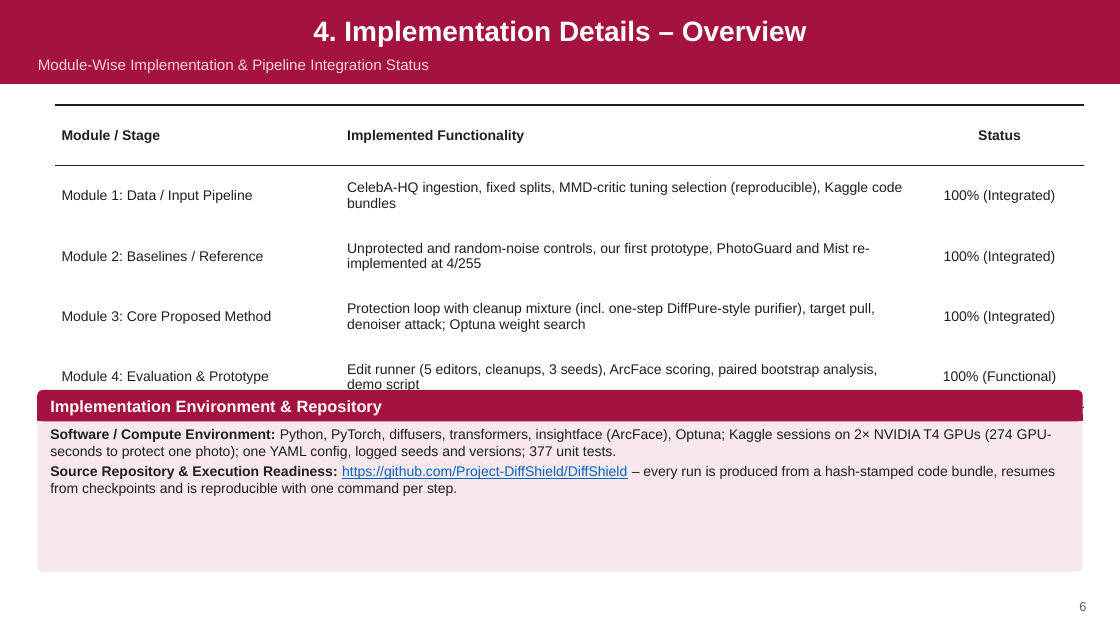
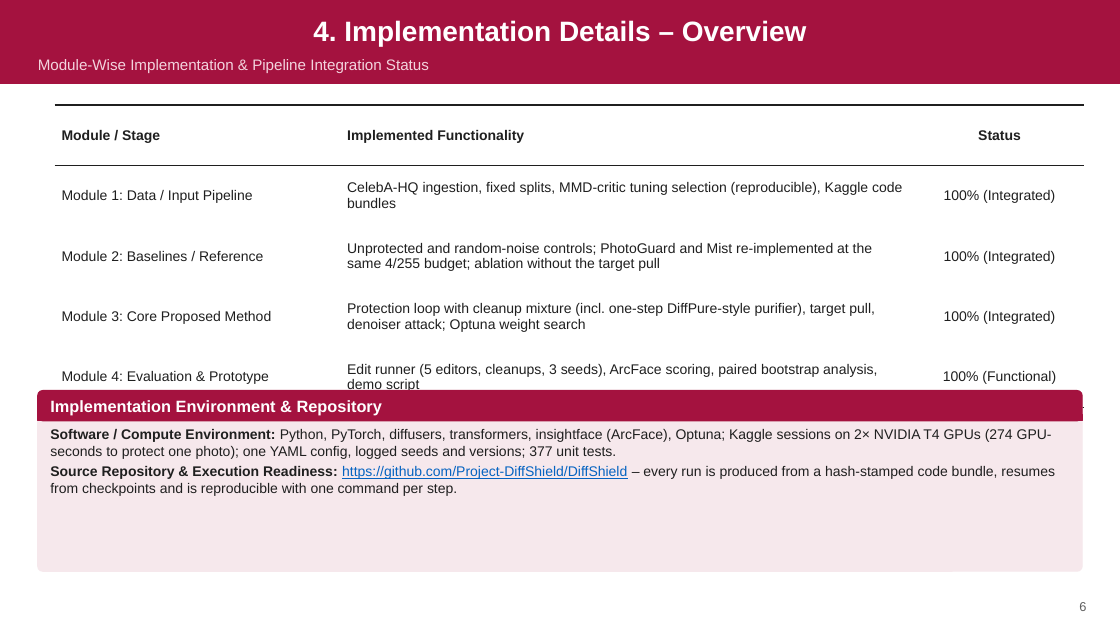
Before and after one commit to Project-DiffShield/DiffShield, a slide deck: slide 6 of reports/DiffShield_PhaseII_External_Review.pptx. Drawn at 1120x630 pixels with LibreOffice and Linux fonts; fonts in the diff are those of the drawing. Boxes give left, top, right and bottom in pixels: in the first picture for what was removed or moved away, otherwise in the second. Text is boxed around its words. In the diff, an @@ line names an element or a change of style, - is before the commit and + after.

Commit message:
Phase II deck: follow the department template slide-for-slide; final method only (outside baselines plus one ablation), no earlier DiffShield versions

```diff
--- a/reports/DiffShield_PhaseII_External_Review.pptx
+++ b/reports/DiffShield_PhaseII_External_Review.pptx
@@ table at [55,105,1084,397] @@
-row 3, column 2: Unprotected and random-noise controls, our first prototype, PhotoGuard and Mist re-implemented at 4/255
+row 3, column 2: Unprotected and random-noise controls; PhotoGuard and Mist re-implemented at the same 4/255 budget; ablation without the target pull
```
Also in this commit, not shown: 3 other slides changed, 2 slides removed, 1 other file.
